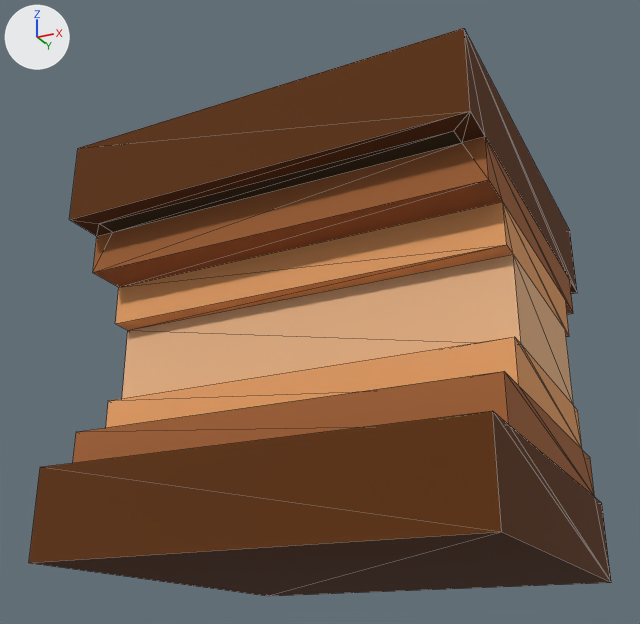
Two versions of the OBJ model Project/Resources/Models/Frame/Frame.obj, one commit apart.
Before and after are seen from a 50 mm lens placed at (1.78, -3.83, -1.43), pointed at (-0.07, -0.12, 0.24). The axes (+X, +Y, +Z) are drawn at upper left. The lights are the same throughout. The picture after the commit comes second. Mesh edges are drawn as thin lines. Where no turn or scale is listed for an object, it has been applied to the vertices. Vertices at exactly the same position are counted once.

The first picture shows 'Untitled'.
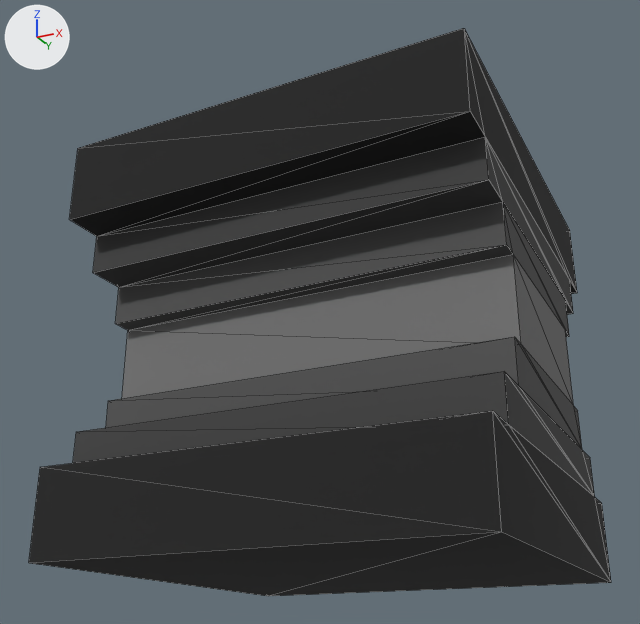
The newer file is also turned or shifted as a whole; pictures and numbers use the older file's frame.

The change in detail:
me_untitled is used by ob_untitled; location (0.0, 0.0, 0.0).
me_untitled had 60 vertices, 116 faces and spanned x -1.0..1.0, y -0.97..1.03, z -1.02..0.98.
me_untitled now has 56 vertices, 108 faces and spans x -1.0..1.0, y -0.97..1.03, z -1.02..0.98.
Part 1, on me_untitled:
4 vertices are removed from x -0.9..0.9, y -0.87..-0.77, z 0.58.
12 faces are deleted.
4 new faces join them.
me_untitled part 2: 104 kept faces spanning x -1.0..1.0, y -0.97..1.03, z -1.02..0.98 get new texture (UV) coordinates.

Changed parts and their boxes [x1, y1, x2, y2] in the pictures (640 x 624 px):
part 1 of me_untitled, reshaped: [69, 111, 489, 273] in both
part 2 of me_untitled, surface changed (brown to grey): [29, 28, 611, 596] in both
